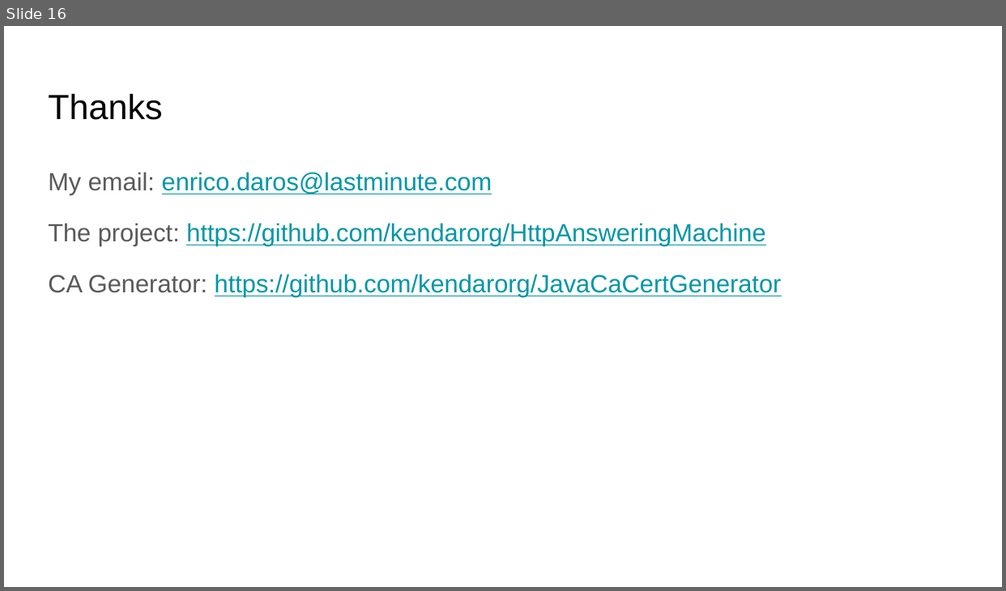
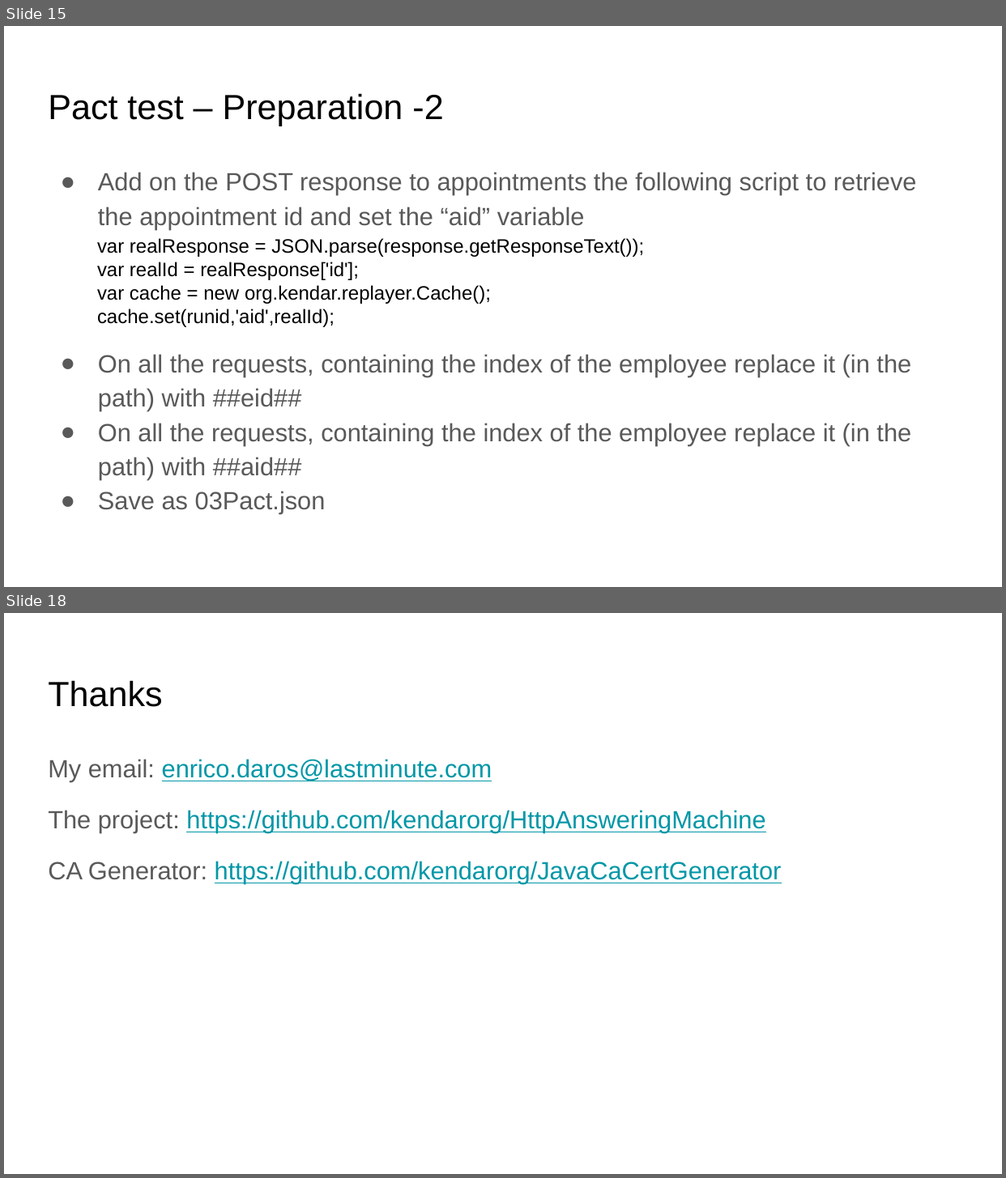
Before and after one commit to kendarorg/HttpAnsweringMachine, a slide deck: docs/HAM.pptx. Shown one above the other, each under a label of ours: slide 16 before the commit, slides 15 and 18 after it; the slides between them are not shown. The pictures are 1006x591 and 1006x1178 pixels, drawn with LibreOffice and Linux fonts; fonts in the diff are those of the drawing. Boxes give left, top, right and bottom in pixels: in the first picture for what was removed or moved away, otherwise in the second. Text is boxed around its words. In the diff, an @@ line names an element or a change of style, - is before the commit and + after.

```diff
--- a/docs/HAM.pptx
+++ b/docs/HAM.pptx
@@ slide 15 added at (x1=4, y1=26, x2=1002, y2=587), background #FFFFFF @@
@@ title added at (x1=48, y1=93, x2=443, y2=126), 25.2 pt, text #000000 @@
+Pact test – Preparation -2
@@ text added at (x1=98, y1=172, x2=917, y2=230), 18 pt, text #595959 @@
+● Add on the POST response to appointments the following script to retrieve the appointment id and set the “aid” variable
@@ text added at (x1=97, y1=238, x2=644, y2=327), 14 pt, text #000000 @@
+var realResponse = JSON.parse(response.getResponseText());
+var realId = realResponse['id'];
+var cache = new org.kendar.replayer.Cache();
+cache.set(runid,'aid',realId);
@@ text added at (x1=98, y1=354, x2=911, y2=514), 18 pt, text #595959 @@
+● On all the requests, containing the index of the employee replace it (in the path) with ##eid##
+● On all the requests, containing the index of the employee replace it (in the path) with ##aid##
+● Save as 03Pact.json
@@ what was slide 16 is now slide 18 @@
```
Also in this commit, not shown: 3 slides changed, 12 other slides added, 11 slides removed, 9 other files.
